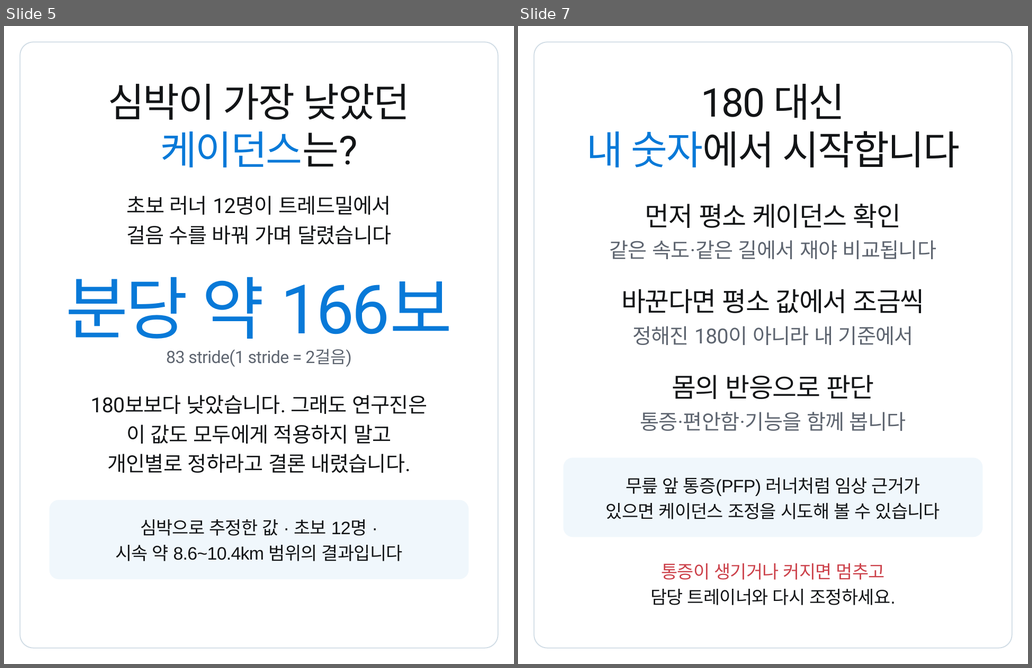
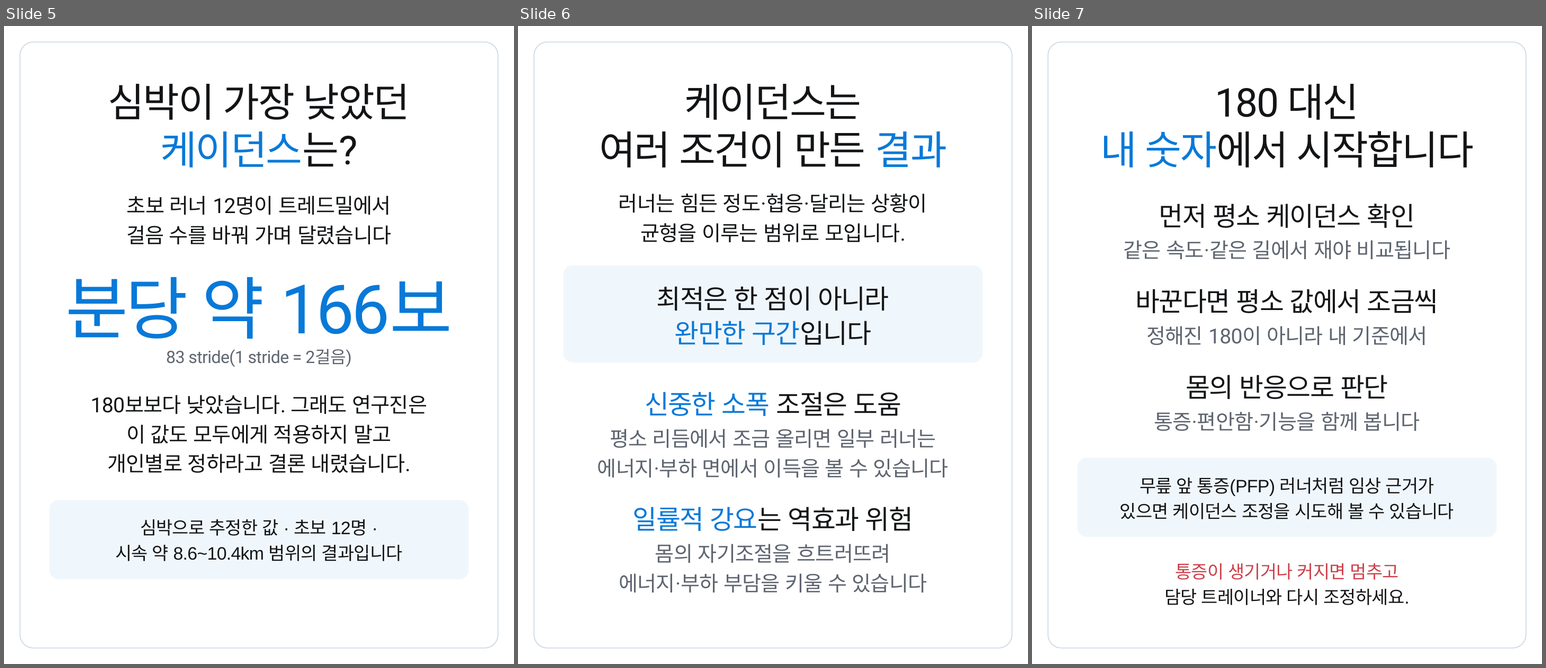
Before and after one commit to js920915-cyber/New-box, a slide deck: content/cadence-180-rule/adobe-express/cadence-180-rule-express.pptx. Shown side by side, each under a label of ours: slides 5 and 7 before the commit, slides 5, 6 and 7 after it; the slides between them are not shown. The pictures are 1032x668 and 1546x668 pixels, drawn with LibreOffice and Linux fonts; fonts in the diff are those of the drawing. Boxes give left, top, right and bottom in pixels: in the first picture for what was removed or moved away, otherwise in the second. Text is boxed around its words. In the diff, an @@ line names an element or a change of style, - is before the commit and + after.

```diff
--- a/content/cadence-180-rule/adobe-express/cadence-180-rule-express.pptx
+++ b/content/cadence-180-rule/adobe-express/cadence-180-rule-express.pptx
@@ slide 6 added at <box>518,26,1028,664</box>, background #FFFFFF @@
@@ rounded rectangle added at <box>534,42,1012,648</box>, outline #D0DCE5 1.5 pt @@
@@ text added at <box>684,84,861,120</box>, 63 pt, text #121416 @@
+케이던스는
@@ text added at <box>599,131,947,168</box>, 63 pt, text #121416 @@
+여러 조건이 만든 결과
@@ text added at <box>619,193,928,213</box>, 33 pt, text #121416 @@
+러너는 힘든 정도·협응·달리는 상황이
@@ text added at <box>640,223,906,242</box>, 33 pt, text #121416 @@
+균형을 이루는 범위로 모입니다.
@@ rounded rectangle added at <box>564,266,983,363</box>, fill #F0F7FC @@
@@ text added at <box>657,286,890,311</box>, 42 pt, text #121416 @@
+최적은 한 점이 아니라
@@ text added at <box>675,321,872,345</box>, 42 pt, text #0879D8 @@
+완만한 구간입니다
@@ text added at <box>645,392,902,416</box>, 42 pt, text #0879D8 @@
+신중한 소폭 조절은 도움
@@ text added at <box>610,429,937,448</box>, 33 pt, text #5E6570 @@
+평소 리듬에서 조금 올리면 일부 러너는
@@ text added at <box>598,458,949,478</box>, 33 pt, text #5E6570 @@
+에너지·부하 면에서 이득을 볼 수 있습니다
@@ text added at <box>633,507,913,531</box>, 42 pt, text #121416 @@
+일률적 강요는 역효과 위험
@@ text added at <box>655,544,891,563</box>, 33 pt, text #5E6570 @@
+몸의 자기조절을 흐트러뜨려
@@ text added at <box>619,573,928,593</box>, 33 pt, text #5E6570 @@
+에너지·부하 부담을 키울 수 있습니다
```
Also in this commit, not shown: 2 slides changed, 1 slide removed, 31 other files.
